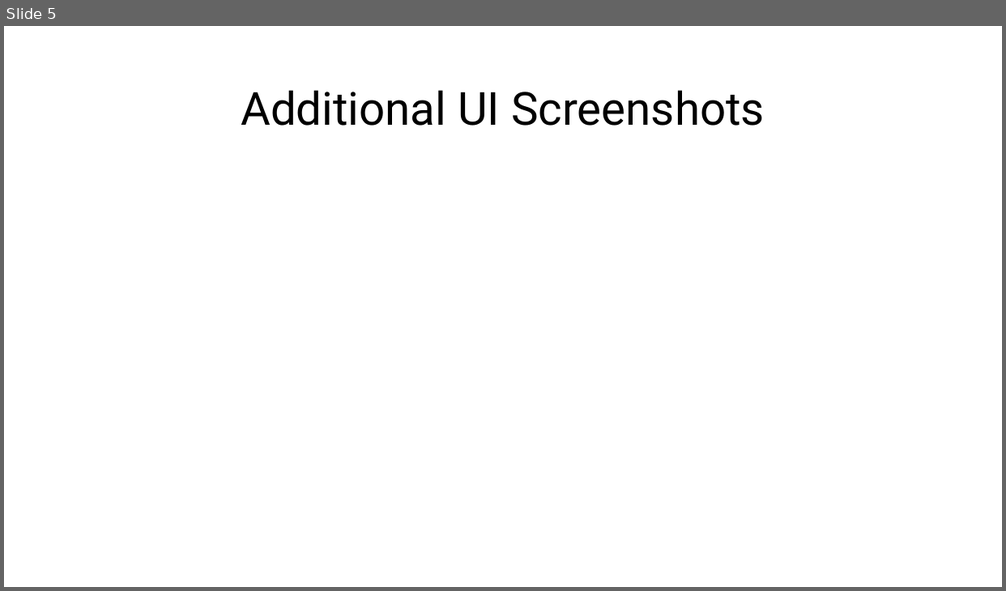
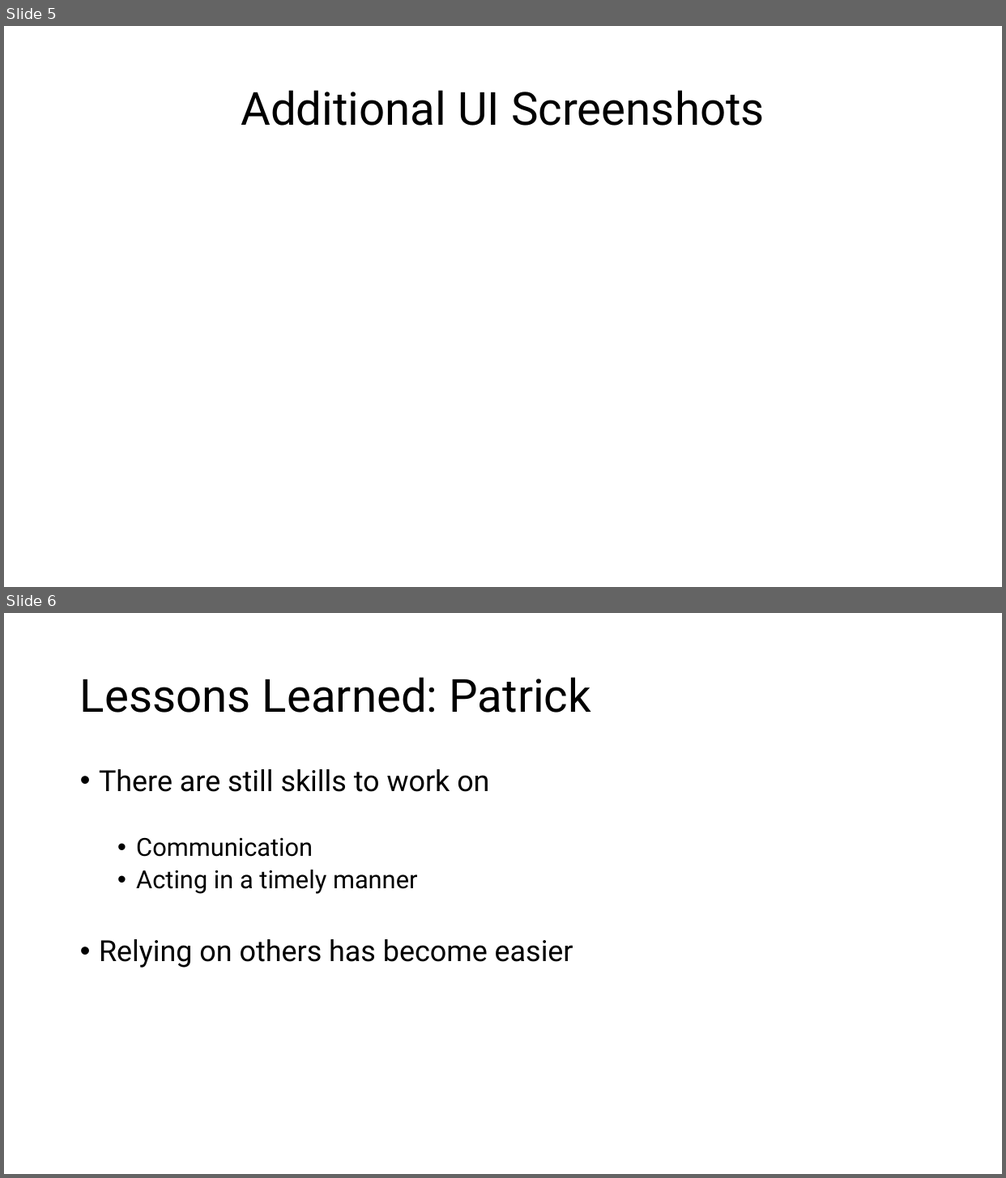
Before and after one commit to Jormungandr72/Cross-Website-Price-Checker, a slide deck: docs/phase_four_docs/Phase_Four_Presentation.pptx. Shown one above the other, each under a label of ours: slide 5 before the commit, slides 5 and 6 after it. The pictures are 1006x591 and 1006x1178 pixels, drawn with LibreOffice and Linux fonts; fonts in the diff are those of the drawing. Boxes give left, top, right and bottom in pixels: in the first picture for what was removed or moved away, otherwise in the second. Text is boxed around its words. In the diff, an @@ line names an element or a change of style, - is before the commit and + after.

```diff
--- a/docs/phase_four_docs/Phase_Four_Presentation.pptx
+++ b/docs/phase_four_docs/Phase_Four_Presentation.pptx
@@ slide 6 added at [4,613,1002,1174], background #FFFFFF @@
@@ title added at [80,677,591,713], 44 pt, text #000000 @@
+Lessons Learned: Patrick
@@ text added at [99,769,573,968], 28 pt, text #000000 @@
+• There are still skills to work on
+  • Communication
+  • Acting in a timely manner
+• Relying on others has become easier
```
Also in this commit, not shown: 2 slides changed, 1 other slide added.
